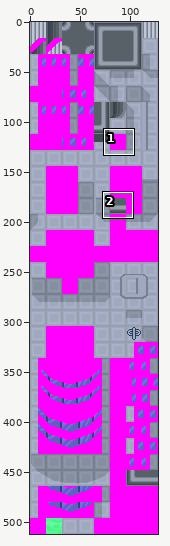
A sprite sheet gets an edit: tiles/jubilife/bottom.png. The picture above shows the old version from afar; the outline marks the close-up.
Close-up. Before:
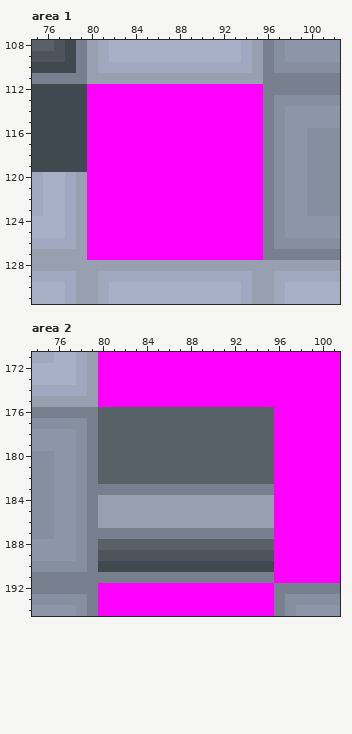
The file is 128x512 pixels. Shown: area 1: x 75..102, y 108..131; area 2: x 74..101, y 171..194.
The result:
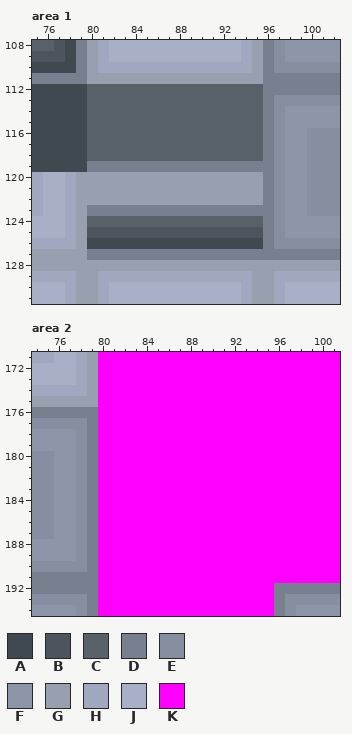
Palette (. is transparent): A #404850  B #4d545b  C #586068  D #788090  E #868fa0  F #8d96a8  G #98a0b0  H #a0a8c0  J #a8b0c8  K #ff00ff
Edits made:
Area 1:
y 112..118: x 80..95 KKKKKKKKKKKKKKKK -> CCCCCCCCCCCCCCCC
y 119: x 80..95 KKKKKKKKKKKKKKKK -> DDDDDDDDDDDDDDDD
y 120..122: x 80..95 KKKKKKKKKKKKKKKK -> GGGGGGGGGGGGGGGG
y 123: x 80..95 KKKKKKKKKKKKKKKK -> DDDDDDDDDDDDDDDD
y 124: x 80..95 KKKKKKKKKKKKKKKK -> CCCCCCCCCCCCCCCC
y 125: x 80..95 KKKKKKKKKKKKKKKK -> BBBBBBBBBBBBBBBB
y 126: x 80..95 KKKKKKKKKKKKKKKK -> AAAAAAAAAAAAAAAA
y 127: x 80..95 KKKKKKKKKKKKKKKK -> DDDDDDDDDDDDDDDD
Area 2:
y 176..182: x 80..95 CCCCCCCCCCCCCCCC -> KKKKKKKKKKKKKKKK
y 183: x 80..95 DDDDDDDDDDDDDDDD -> KKKKKKKKKKKKKKKK
y 184..186: x 80..95 GGGGGGGGGGGGGGGG -> KKKKKKKKKKKKKKKK
y 187: x 80..95 DDDDDDDDDDDDDDDD -> KKKKKKKKKKKKKKKK
y 188: x 80..95 CCCCCCCCCCCCCCCC -> KKKKKKKKKKKKKKKK
y 189: x 80..95 BBBBBBBBBBBBBBBB -> KKKKKKKKKKKKKKKK
y 190: x 80..95 AAAAAAAAAAAAAAAA -> KKKKKKKKKKKKKKKK
y 191: x 80..95 DDDDDDDDDDDDDDDD -> KKKKKKKKKKKKKKKK
